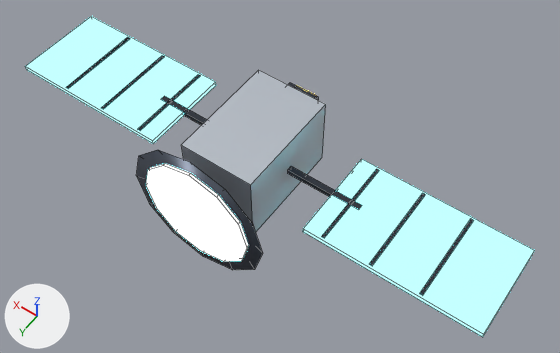
Before and after pictures for a commit that changed the Blender file assets/source/prop_satellite.blend.
Rendered twice from a 50 mm camera at (-6.06, 7.68, 11.7) aimed at (-0.62, 0.06, -0.27). Lighting does not change. The marker at lower left points along +X, +Y and +Z. The older version comes first. Mesh edges are drawn as thin lines.

Before the edit, the objects in view are built like this:
```python
ob_prop_satellite = bpy.data.objects.new('prop_satellite', me_prop_satellite_mesh)
ob_prop_satellite.location = (0.0, 0.0, 0.0)
```
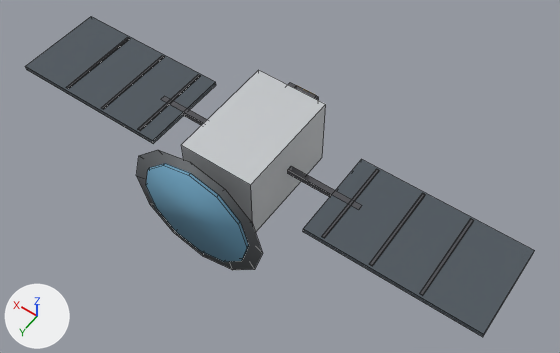
The edits, one by one:
Material 'ns_body_light' (mat_ns_body_light) changes colour from light grey #ced6df to light grey #cbced1; in linear values from (0.62, 0.67, 0.74) to (0.6, 0.62, 0.64).
In material 'ns_body_light' (mat_ns_body_light), metallic goes from 0.55 to 0.22.
In material 'ns_body_light' (mat_ns_body_light), roughness goes from 0.34 to 0.48.
In material 'ns_body_dark' (mat_ns_body_dark), metallic goes from 0.66 to 0.18.
In material 'ns_body_dark' (mat_ns_body_dark), roughness goes from 0.42 to 0.62.
In material 'ns_energy_cyan' (mat_ns_energy_cyan), emission_color is no longer (0.17, 0.91, 1.0), cyan #73f5ff.
In material 'ns_energy_cyan' (mat_ns_energy_cyan), emission_strength is no longer 6.0.
In material 'ns_trim' (mat_ns_trim), metallic goes from 0.85 to 0.3.
In material 'ns_visor' (mat_ns_visor), emission_color is no longer (0.17, 0.91, 1.0), cyan #73f5ff.
In material 'ns_visor' (mat_ns_visor), emission_strength is no longer 3.0.
Material 'ns_visor' (mat_ns_visor) changes colour from dark blue #385969 to dark grey #555d65; in linear values from (0.04, 0.1, 0.14) to (0.09, 0.11, 0.13).
In material 'ns_visor' (mat_ns_visor), metallic goes from 0.3 to 0.2.
In material 'ns_visor' (mat_ns_visor), roughness goes from 0.1 to 0.18.
In material 'ns_energy_amber' (mat_ns_energy_amber), emission_color is no longer (1.0, 0.69, 0.17), yellow #ffd873.
In material 'ns_energy_amber' (mat_ns_energy_amber), emission_strength is no longer 5.0.
Material 'ns_energy_amber' (mat_ns_energy_amber) changes colour from orange #e1b359 to orange #d7b369; in linear values from (0.75, 0.45, 0.1) to (0.68, 0.45, 0.14).
In material 'ns_energy_amber' (mat_ns_energy_amber), metallic goes from 0.1 to 0.05.
In material 'ns_energy_amber' (mat_ns_energy_amber), roughness goes from 0.25 to 0.58.

Changed parts and their boxes (x1, y1, x2, y2) in the pictures (560 x 353 px):
'prop_satellite', recoloured, surface changed
    both: (25, 16, 535, 337)
